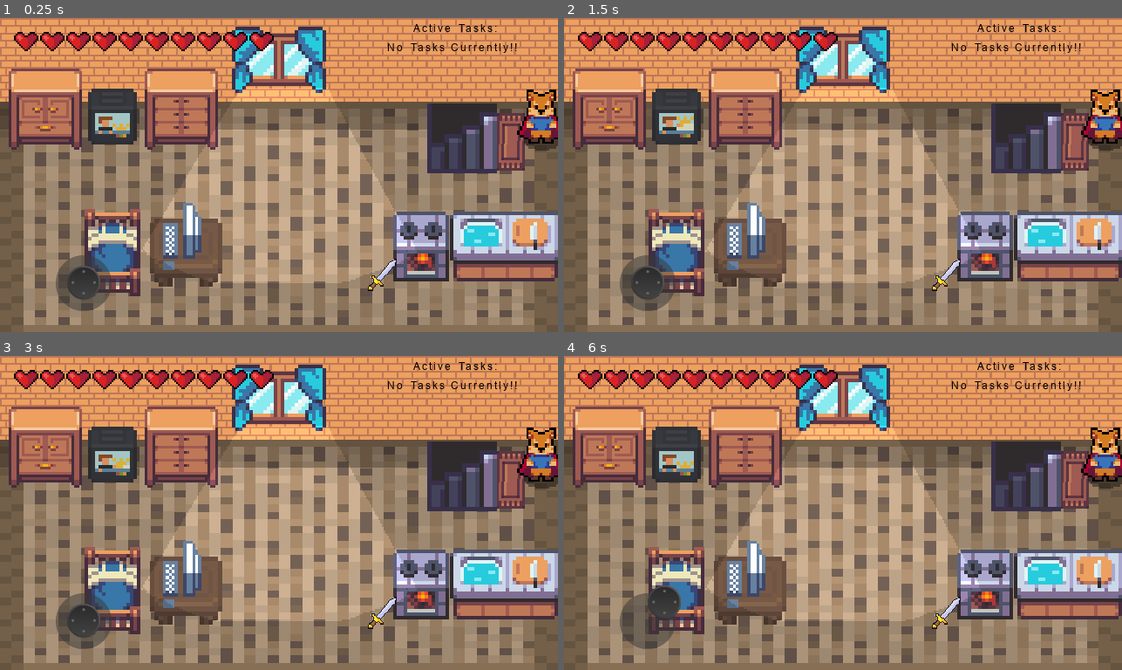
Above: before the commit, frames 1-4 (two rows, left to right).
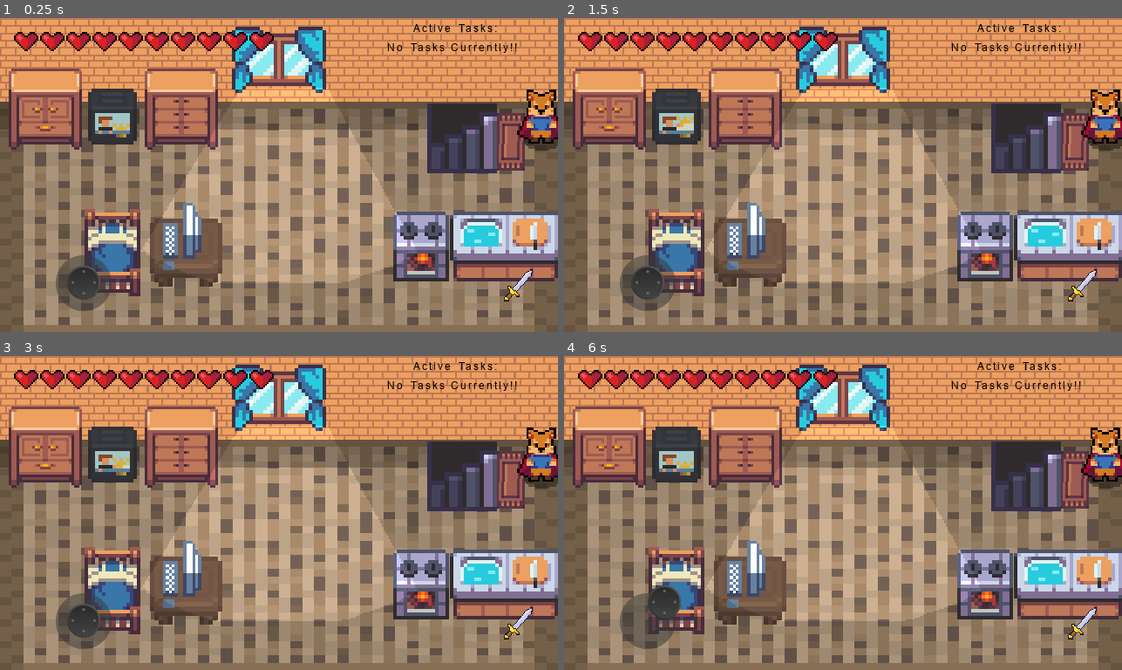
Above: after the commit, the same moments.

Repository: Jonak-Adipta-Kalita/JAK-Ultimate-Adventure-Game
Game: Godot game, scene res://Buildings/Interriors/PlayerHouseInterrior/FirstFloor.tscn
The game is run twice, just before and just after one commit, with the same random seed, the same clock (stepped at 60 frames per second) and the same inputs. This scene is started directly instead of the project's main scene. Sound files missing from this copy of the repository are replaced by a short silence.
Inputs (mouse positions are in pixels of both pictures, inside the frame that each line leads up to; where the layout moved, square brackets give the same spot in the first picture):
- Up to frame 1 (0.25 s): no input
- Up to frame 2 (1.5 s): click (1082, 284) [949, 275] at 0.5 s; move the mouse to (815, 237) at 1.27 s; hold Up (ui_up) from 1.28 s (still down); tap J (attack) at 1.35 s; click (815, 237) at 1.42 s
- Up to frame 3 (3 s): tap Space (ui_select) at 1.52 s; release Up (ui_up) at 2 s; drag from (446, 560) to (541, 453) at 2.02 s; move the mouse to (111, 465) at 2.77 s; hold Left (ui_left) from 2.78 s (still down); tap J (attack) at 2.85 s
- Up to frame 4 (6 s): release Left (ui_left) at 3.5 s; drag from (870, 513) to (1066, 478) at 3.52 s; move the mouse to (759, 434) at 4.27 s; hold Down (ui_down) 4.28-5 s; tap J (attack) at 4.35, 5.85 s; tap Space (ui_select) at 4.52, 5.75 s; tap Enter at 5 s; drag from (965, 497) to (1105, 453) at 5.02 s; move the mouse to (731, 528) at 5.77 s; hold Up (ui_up) from 5.78 s (still down); click (731, 528) at 5.92 s

The runs differ from the first frame. In frame 1, 0.3% of the frame differs, in the area x 65-96%, y 76-91%; in frame 2, 0.3%; in frame 3, 0.3%; in frame 4, 0.3%.

Commit message:
why is it not working in building interrior? -_-

Diff:
--- a/Player/Player.tscn
+++ b/Player/Player.tscn
@@ -854,15 +854,16 @@
 margin_bottom = 19.0
 
 [node name="MobileControls" type="Node2D" parent="UI"]
+z_index = 2
 
 [node name="Analog" parent="UI/MobileControls" instance=ExtResource( 9 )]
 position = Vector2( 48, 152 )
 
 [node name="KillButton" type="TextureButton" parent="UI/MobileControls"]
-margin_left = 208.0
-margin_top = 136.0
-margin_right = 433.0
-margin_bottom = 361.0
+margin_left = 286.0
+margin_top = 142.0
+margin_right = 511.0
+margin_bottom = 367.0
 rect_scale = Vector2( 0.1, 0.1 )
 mouse_default_cursor_shape = 2
 texture_normal = ExtResource( 11 )
Binary file changed: UI/Sword.png
